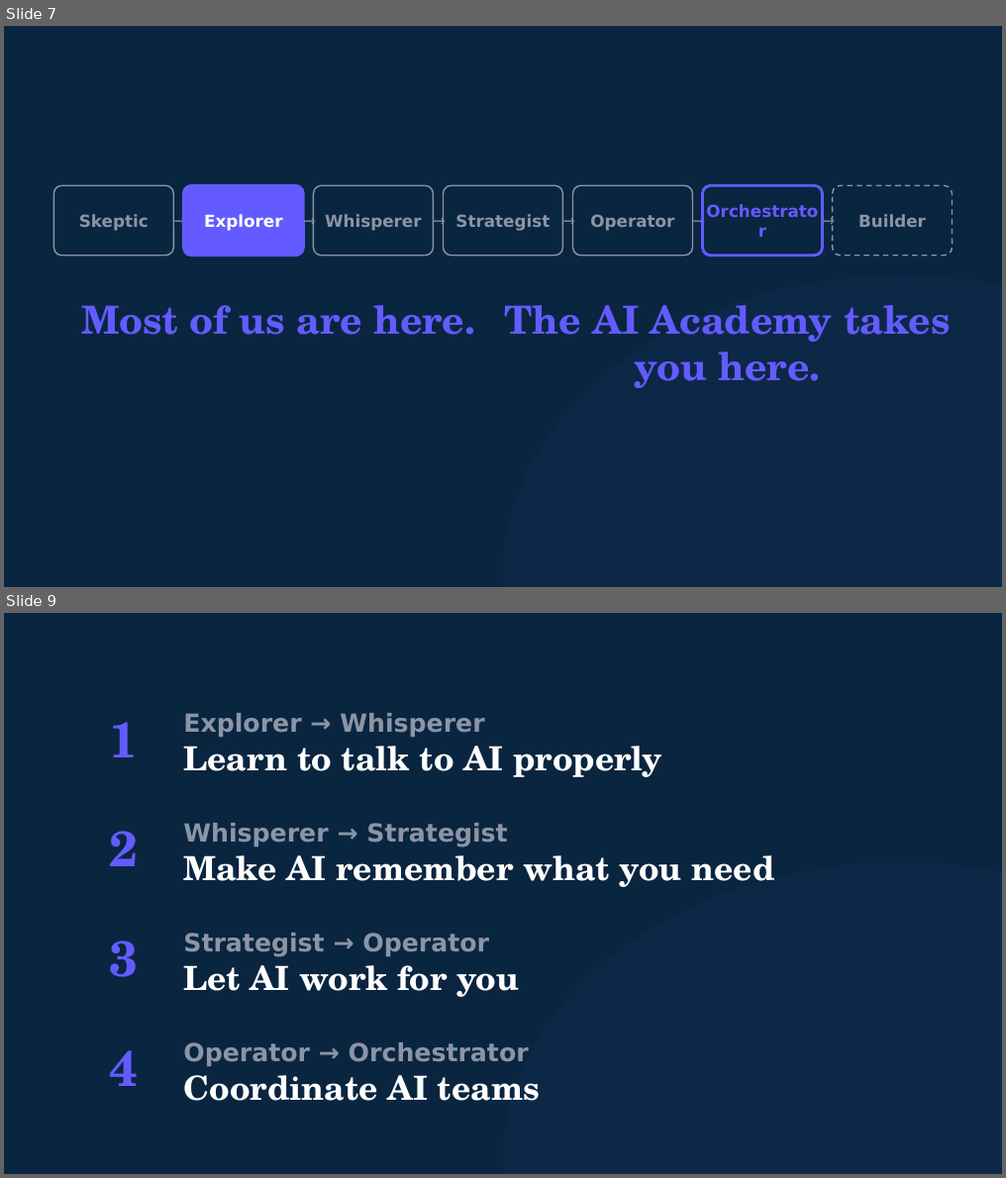
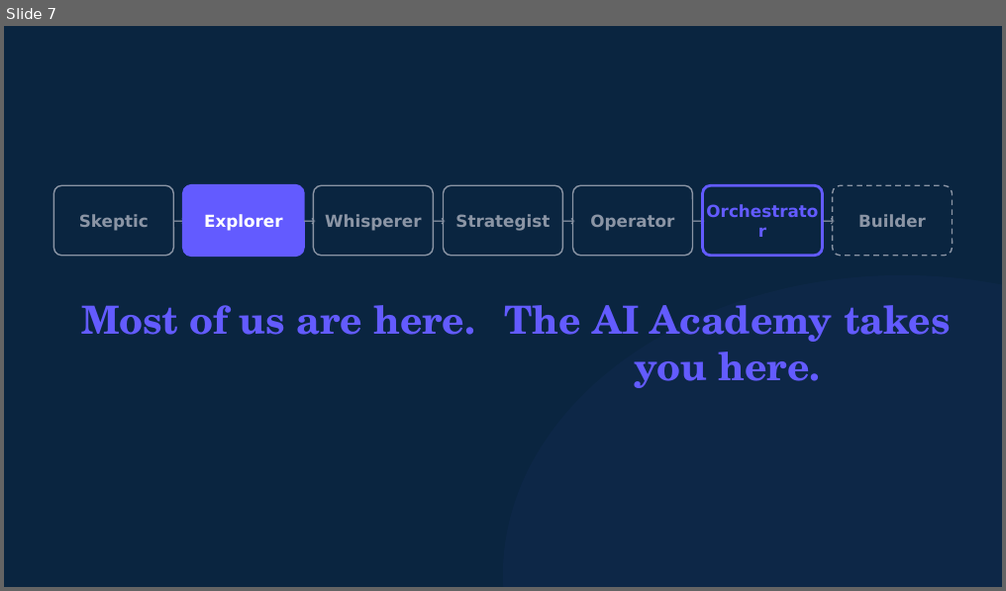
Before and after one commit to michaelengland/ai-best-practices, a slide deck: decks/ai-academy-pitch/ai-academy-pitch.pptx. Shown one above the other, each under a label of ours: slides 7 and 9 before the commit, slide 7 after it; the slides between them are not shown. The pictures are 1006x1178 and 1006x591 pixels, drawn with LibreOffice and Linux fonts; fonts in the diff are those of the drawing. Boxes give left, top, right and bottom in pixels: in the first picture for what was removed or moved away, otherwise in the second. Text is boxed around its words. In the diff, an @@ line names an element or a change of style, - is before the commit and + after.

```diff
--- a/decks/ai-academy-pitch/ai-academy-pitch.pptx
+++ b/decks/ai-academy-pitch/ai-academy-pitch.pptx
@@ slide 9 removed at [4,613,1002,1174], background #0A2540 @@
@@ text removed at [109,722,138,758] @@
-1
@@ text removed at [183,713,484,737] @@
-Explorer → Whisperer
@@ text removed at [183,746,661,777] @@
-Learn to talk to AI properly
@@ text removed at [109,831,138,866] @@
-2
@@ text removed at [183,823,507,848] @@
-Whisperer → Strategist
@@ text removed at [183,847,774,887] @@
-Make AI remember what you need
@@ ellipse removed at [503,862,1002,1174] @@
@@ text removed at [183,933,489,958] @@
-Strategist → Operator
@@ text removed at [109,941,138,977] @@
-3
@@ text removed at [183,957,519,997] @@
-Let AI work for you
@@ text removed at [109,1051,138,1086] @@
-4
@@ text removed at [183,1043,529,1066] @@
-Operator → Orchestrator
@@ text removed at [183,1075,540,1101] @@
-Coordinate AI teams
```
Also in this commit, not shown: 3 slides changed, 1 slide added, 5 other files.
